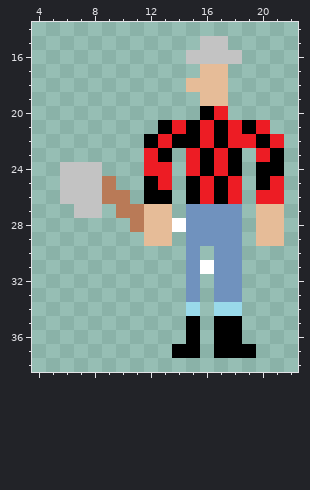
Pixel-art sprite -- images/lumberjack_sprite.png. This is how it looked before the edit.
The file is 32x64 pixels. Shown: x 4..22, y 14..38.
And afterwards:
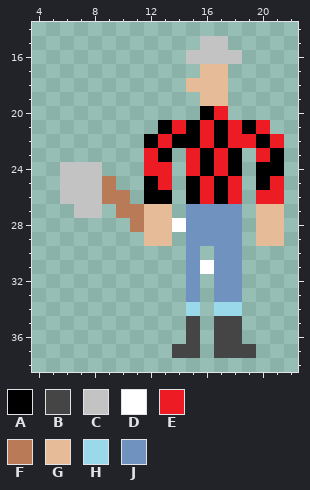
Palette (. is transparent): A #000000  B #454545  C #c3c3c3  D #ffffff  E #ed1c24  F #b97a57  G #e6bc98  H #99d9ea  J #7092be
The edit:
y 35..36: x 15 A -> B; x 17..18 AA -> BB
y 37: x 14..15 AA -> BB; x 17..19 AAA -> BBB
